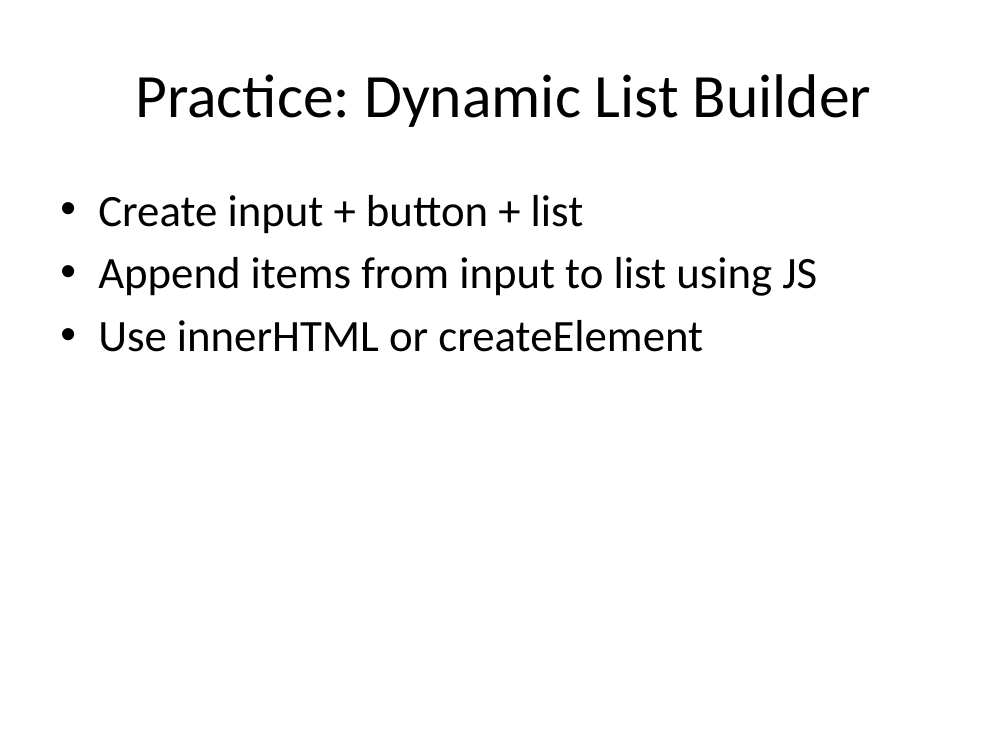
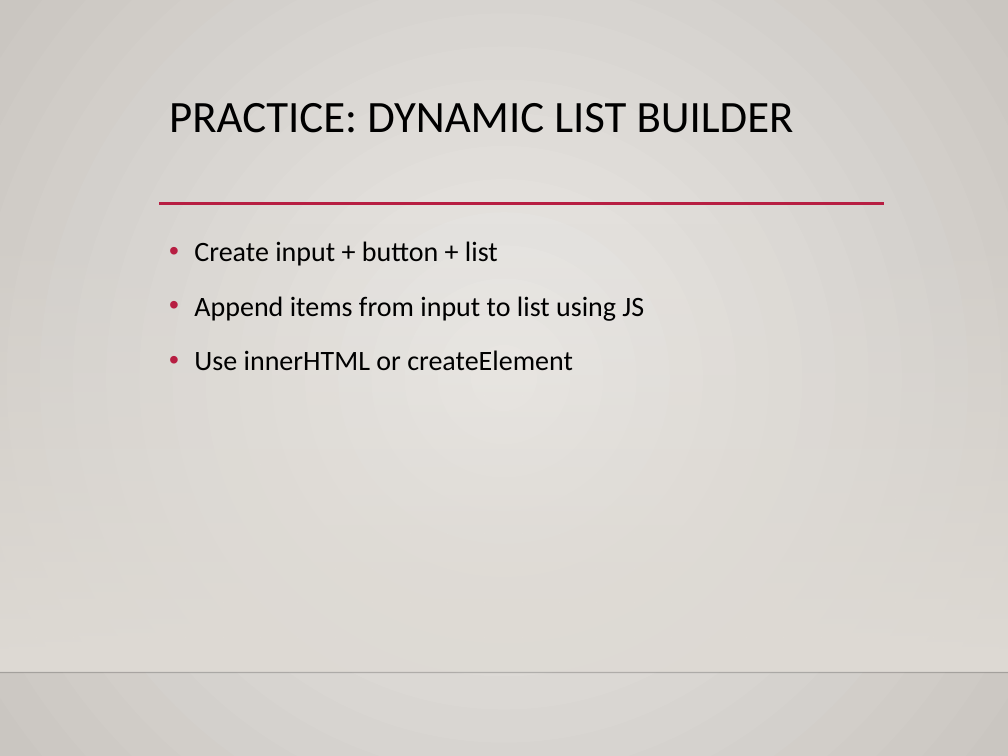
Before and after one commit to dtarvin/JavaScript-Class, a slide deck: slide 7 of slides for class/JS_Week4_Slides.pptx. Drawn at 1008x756 pixels with LibreOffice and Linux fonts; fonts in the diff are those of the drawing; background and template pictures are left out. Boxes give left, top, right and bottom in pixels: in the first picture for what was removed or moved away, otherwise in the second. Text is boxed around its words. In the diff, an @@ line names an element or a change of style, - is before the commit and + after.

Commit message:
formatting slides and editing slides

```diff
--- a/slides for class/JS_Week4_Slides.pptx
+++ b/slides for class/JS_Week4_Slides.pptx
@@ background #FFFFFF to gradient #ECEAE7 to #CAC7C1 @@
@@ title "PRACTICE: DYNAMIC LIST BUILDER" at box(169, 103, 794, 133): vertical alignment middle to top @@
@@ title at box(169, 103, 794, 133): text changed; size 44 to 32 pt @@
-Practice: Dynamic List Builder
+PRACTICE: DYNAMIC LIST BUILDER
@@ line added from (159, 204) to (884, 204), #B71E42 2.5 pt @@
@@ rectangle added at box(0, 222, 1008, 671), fill gradient #DFDBD5 @@
@@ text "Create input + button + ...": place and size @@
-text "Create input + button + ..." at box(98, 195, 817, 352)
+text "Create input + button + ..." at box(194, 241, 644, 370)
@@ text "Create input + button + ..." at box(194, 241, 644, 370): size 32 to 20 pt; indent changed; line spacing 1 to 1.2; more space between paragraphs @@
@@ line added from (0, 672) to (1008, 672), #000001 1 pt @@
```
Also in this commit, not shown: 18 other slides changed, 28 other files.
